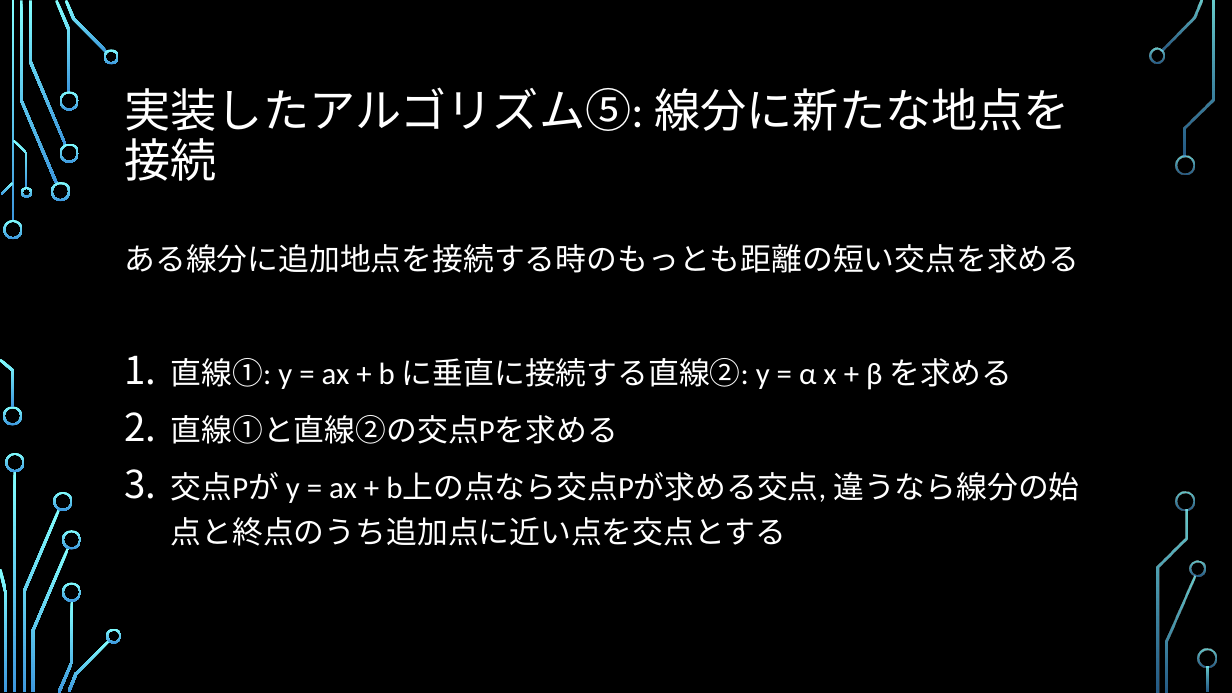
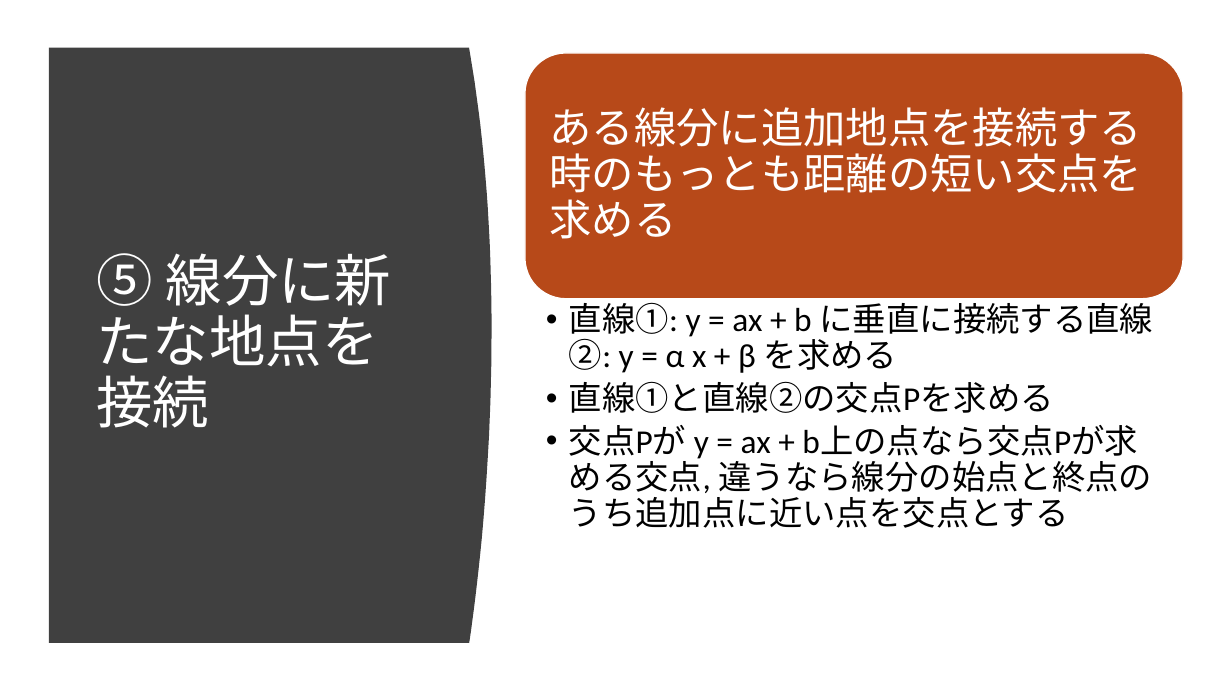
Before and after one commit to ie03-aizu-2019/ie03project-skys, a slide deck: slide 10 of Reports/Midterm.pptx (slide 9 before the commit). Drawn at 1232x693 pixels with LibreOffice and Linux fonts; fonts in the diff are those of the drawing; background and template pictures are left out. Boxes give left, top, right and bottom in pixels: in the first picture for what was removed or moved away, otherwise in the second. Text is boxed around its words. In the diff, an @@ line names an element or a change of style, - is before the commit and + after.

Commit message:
update design

```diff
--- a/Reports/Midterm.pptx
+++ b/Reports/Midterm.pptx
@@ background picture (left out) to #FFFFFF @@
@@ freeform shape added at (49, 48, 492, 643), fill #404040 @@
@@ rounded rectangle added at (525, 53, 1183, 299), fill #B74919, outline #FFFFFF 1 pt @@
@@ text added at (550, 107, 1143, 239), 33 pt, text #FFFFFF @@
+ある線分に追加地点を接続する時のもっとも距離の短い交点を求める
@@ title at (96, 253, 392, 428): text changed; size 36 to 44 pt @@
-実装したアルゴリズム⑤: 線分に新たな地点を接続
+⑤ 線分に新たな地点を接続
@@ text at (125, 244, 1080, 273): paragraph removed @@
-ある線分に追加地点を接続する時のもっとも距離の短い交点を求める
@@ text "直線①: y = ax + ...": place and size @@
-text "直線①: y = ax + ..." at (125, 244, 1080, 546)
+text "直線①: y = ax + ..." at (569, 297, 1154, 528)
@@ text "直線①: y = ax + ..." at (569, 297, 1154, 528): size 24 to 26 pt, text colour #FFFFFF to #000000; bullet 1. to •; list level 1 to 2 in "直線①: y = ax + ..."; line spacing 1.2 to 0.9; list level 1 to 2 in "直線①と直線②の交点Pを求める"; list level 1 to 2 in "交点Pが y = ax + ..." @@
@@ group removed at (0, 0, 1217, 693): 33 freeform shapes, 3 rectangles @@
```
Also in this commit, not shown: 16 other slides changed, 1 slide added.
